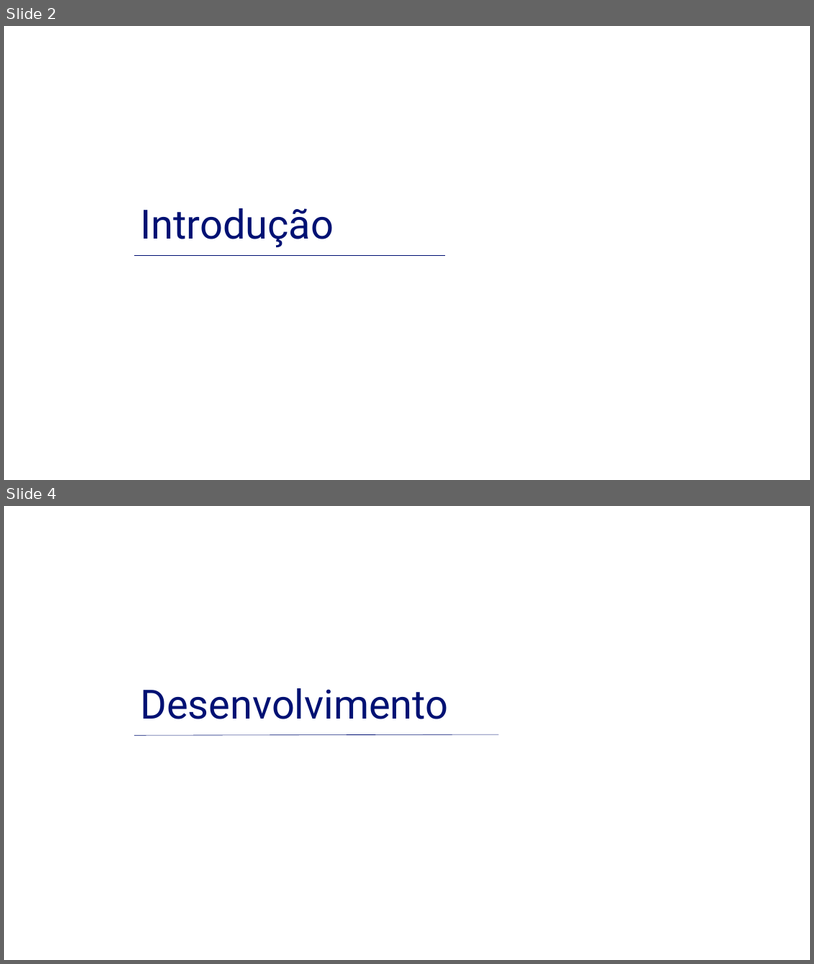
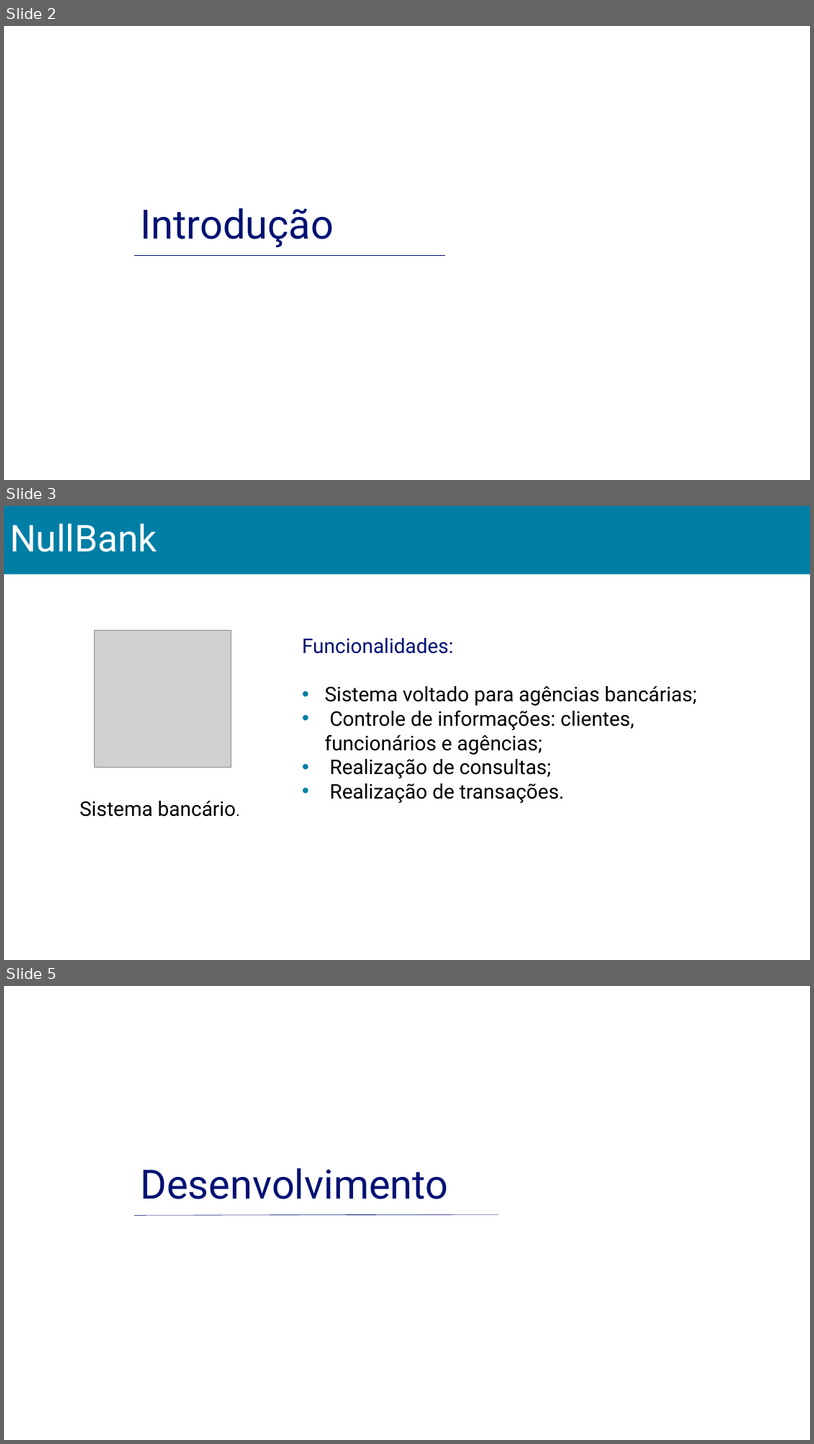
Before and after one commit to thalesrochas/sistema-bancario, a slide deck: Slides/Apresentação_slide.pptx. Shown one above the other, each under a label of ours: slides 2 and 4 before the commit, slides 2, 3 and 5 after it; the slides between them are not shown. The pictures are 814x964 and 814x1444 pixels, drawn with LibreOffice and Linux fonts; fonts in the diff are those of the drawing; grey boxes stand for pictures. Boxes give left, top, right and bottom in pixels: in the first picture for what was removed or moved away, otherwise in the second. Text is boxed around its words. In the diff, an @@ line names an element or a change of style, - is before the commit and + after.

```diff
--- a/Slides/Apresentação_slide.pptx
+++ b/Slides/Apresentação_slide.pptx
@@ slide 3 added at (4, 506, 810, 960), background #FFFFFF @@
@@ title added at (4, 506, 810, 574), fill #007EA6, 44 pt, text #FFFFFF @@
+NullBank
@@ picture added at (95, 630, 232, 767) @@
@@ text added at (302, 638, 697, 803), 24 pt, text #000000 @@
+Funcionalidades:
+• Sistema voltado para agências bancárias;
+• Controle de informações: clientes, funcionários e agências;
+• Realização de consultas;
+• Realização de transações.
@@ text added at (80, 800, 236, 816), 24 pt, text #000000 @@
+Sistema bancário.
@@ what was slide 4 is now slide 5 @@
```
Also in this commit, not shown: 1 slide changed, 1 other slide added, 1 slide removed.
